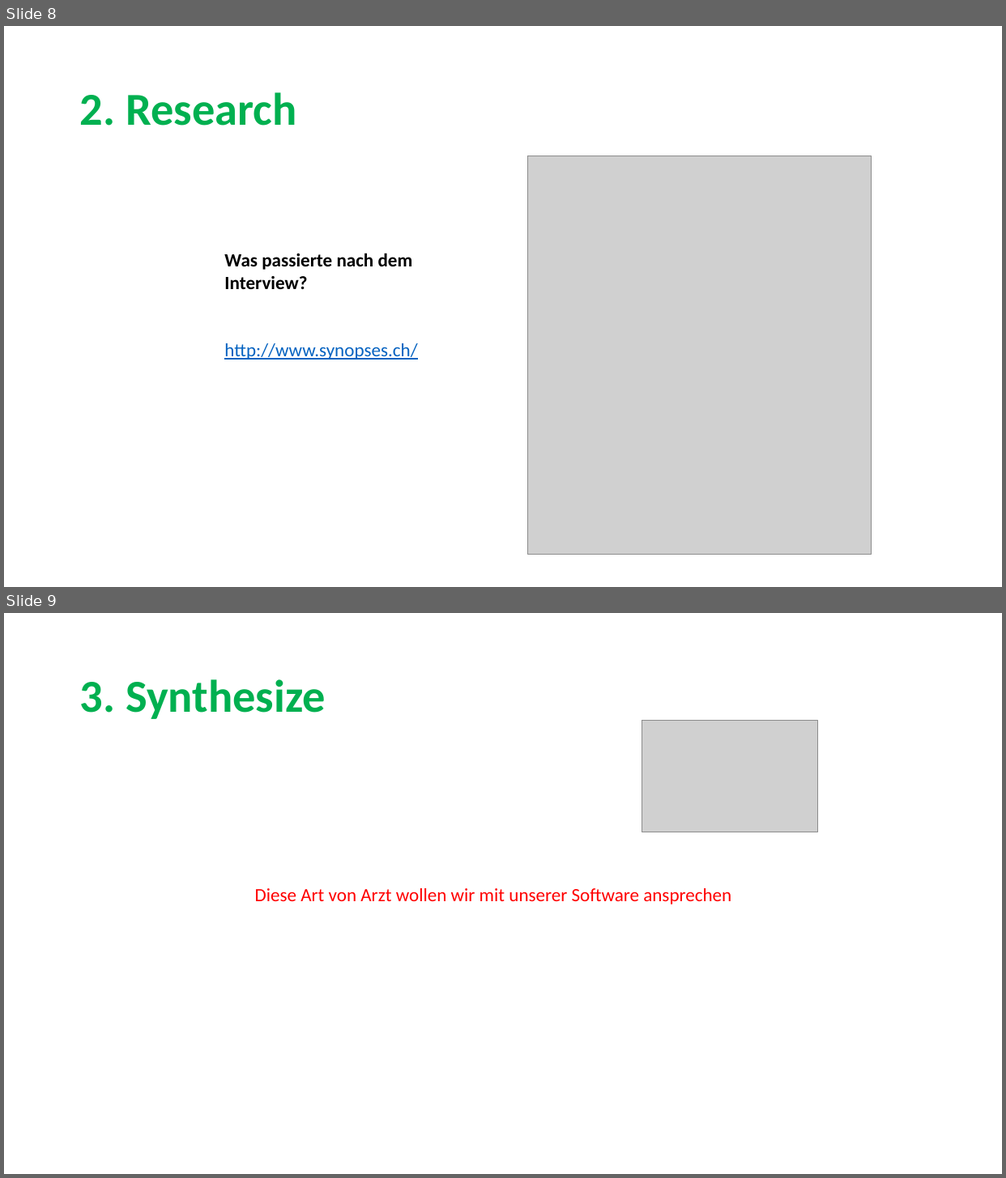
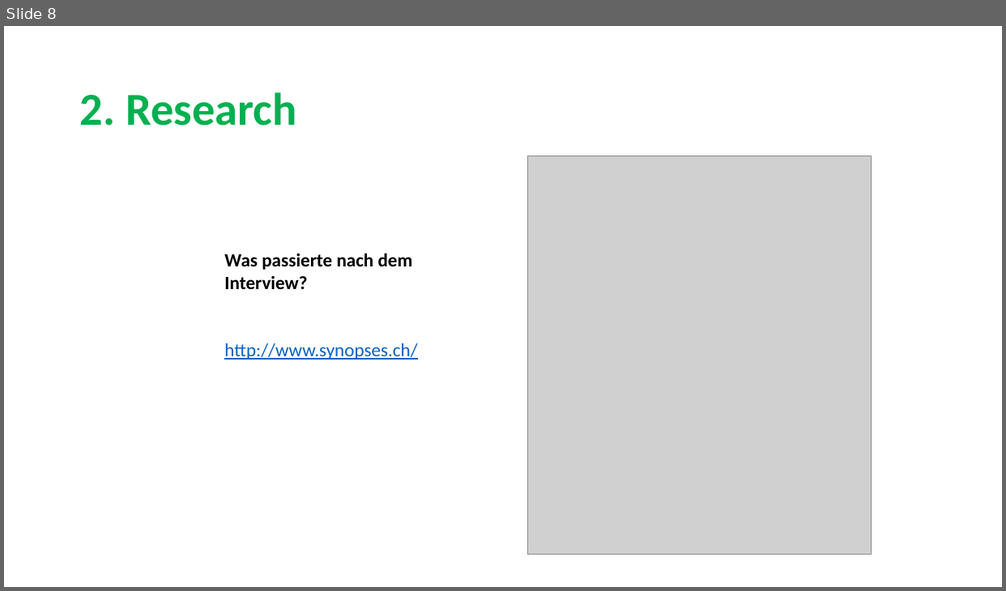
Before and after one commit to sarahmele/ch.bfh.btx8081.w2015.green, a slide deck: doc/task03/Task3.pptx. Shown one above the other, each under a label of ours: slides 8 and 9 before the commit, slide 8 after it. The pictures are 1006x1178 and 1006x591 pixels, drawn with LibreOffice and Linux fonts; fonts in the diff are those of the drawing; grey boxes stand for pictures. Boxes give left, top, right and bottom in pixels: in the first picture for what was removed or moved away, otherwise in the second. Text is boxed around its words. In the diff, an @@ line names an element or a change of style, - is before the commit and + after.

```diff
--- a/doc/task03/Task3.pptx
+++ b/doc/task03/Task3.pptx
@@ slide 9 removed at [4, 613, 1002, 1174], background #FFFFFF @@
@@ title removed at [80, 679, 326, 719] @@
-3. Synthesize
@@ picture removed at [641, 720, 818, 832] @@
@@ text removed at [255, 888, 731, 905] @@
-Diese Art von Arzt wollen wir mit unserer Software ansprechen
```
Also in this commit, not shown: 2 slides changed, 3 slides added, 1 other slide removed.
